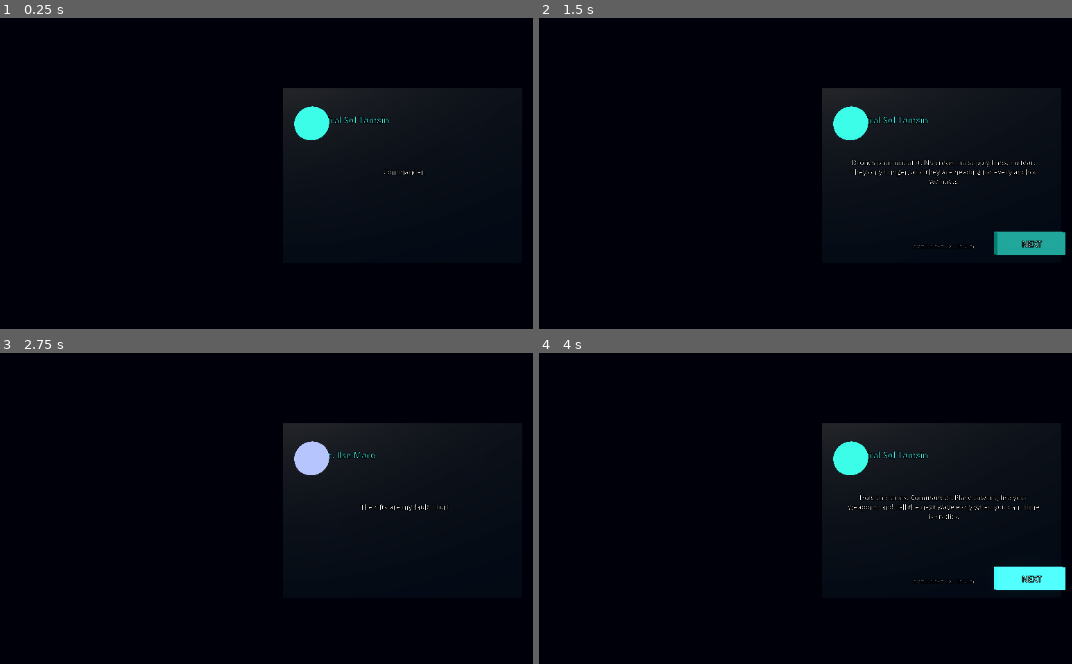
Above: before the commit, frames 1-4 (two rows, left to right).
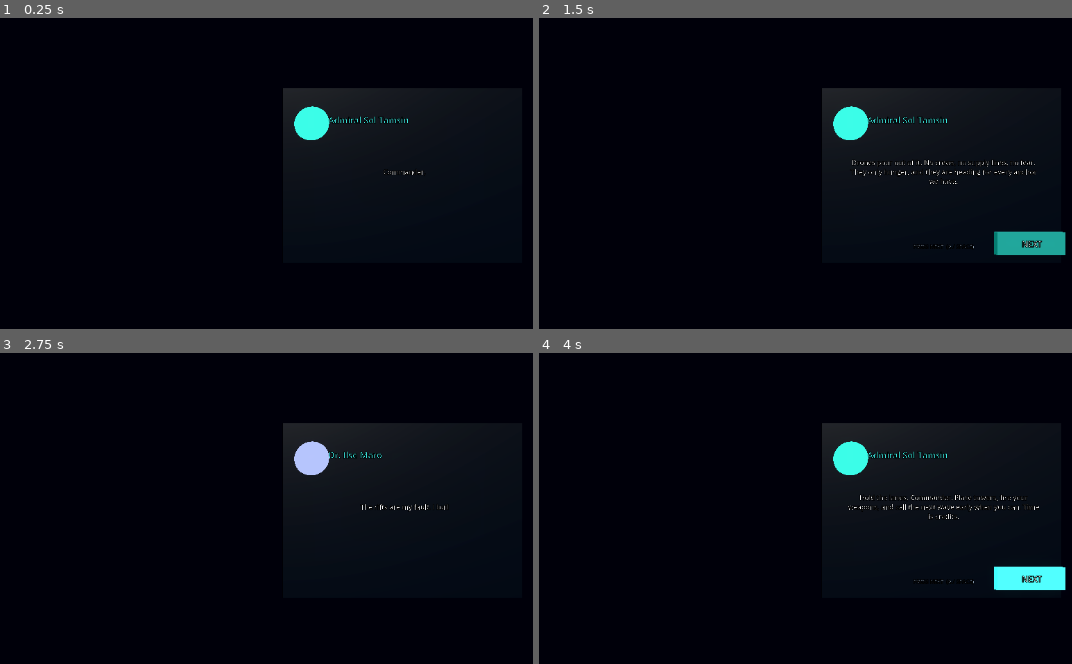
Above: after the commit, the same moments.

Repository: student15tigorobotics/pointBlank
Game: Godot game, scene res://scenes/main.tscn
Two runs of this game, one before a commit and one after it. Both use one fixed random seed, a clock stepped at 60 frames per second and the inputs below.
Inputs (mouse positions are in pixels of both pictures, inside the frame that each line leads up to):
- Up to frame 1 (0.25 s): no input
- Up to frame 2 (1.5 s): tap Enter at 0.5 s; move the mouse to (944, 145) at 0.52 s; hold Shift 0.53-1.25 s; click (944, 145) at 0.67 s; tap Space at 0.77, 1.25 s; drag from (608, 189) to (725, 257) at 1.27 s
- Up to frame 3 (2.75 s): tap Enter at 2 s; move the mouse to (309, 402) at 2.02 s; hold G from 2.03 s (still down); click (309, 402) at 2.17 s
- Up to frame 4 (4 s): release G at 2.75 s; tap Space at 2.75, 3.77 s; drag from (725, 592) to (outside the picture) at 2.77 s; tap Enter at 3.5 s; move the mouse to (1008, 567) at 3.52 s; hold Q from 3.53 s (still down); click (1008, 567) at 3.67 s

The runs differ from the first frame. In frame 1, 0.1% of the frame differs, in the area x 61-77%, y 31-34%; in frame 2, 0.1%; in frame 3, 0.1%; in frame 4, 0.1%.

Commit message:
Add --shots screenshot tour; fix dialogue speaker name under portrait
--shots walks hub tabs, story dialogue, three chapters mid-battle and the
benchmark swarm in the desktop preview, saving a PNG of each to /tmp/pb_shots.
The speaker label in dialogue is now left-aligned beside the portrait disc; a
centred label slid long names underneath it (caught in the first shot run).

Co-Authored-By: Claude Opus 4.8 <noreply@anthropic.com>

Diff:
--- a/godot/game/boot.gd
+++ b/godot/game/boot.gd
@@ -31,6 +31,7 @@
 var quality: Quality = Quality.new()
 
 var smoke_mode: bool = false
+var shots_mode: bool = false
 var load_status: String = "missing"
 var backup_path: String = ""
 
@@ -69,11 +70,12 @@
 func _ready() -> void:
 	var args: PackedStringArray = OS.get_cmdline_user_args()
 	smoke_mode = args.has("--smoke")
-	var desktop: bool = smoke_mode or args.has("--desktop")
+	shots_mode = args.has("--shots")
+	var desktop: bool = smoke_mode or shots_mode or args.has("--desktop")
 	_themes = StageCatalog.themes()
 	_stages = StageCatalog.all()
 
-	if smoke_mode:
+	if smoke_mode or shots_mode:
 		profile = Profile.new()
 	else:
 		var loaded: Dictionary = SaveStore.load_profile()
@@ -104,6 +106,9 @@
 
 	if smoke_mode:
 		_run_smoke()
+		return
+	if shots_mode:
+		_start_shots()
 		return
 	if not profile.prologue_seen:
 		_play_prologue()
@@ -181,6 +186,9 @@
 		if not _smoke_finished:
 			print("SMOKE FAILED: self-test aborted before it finished (see the script error above)")
 			get_tree().quit(1)
+		return
+	if shots_mode:
+		_shots_frame()
 		return
 	var dt: float = minf(delta, 0.1)
 	controls.poll(get_viewport())
@@ -265,7 +273,7 @@
 ## purchases, redeem, dialogue choices and options changes. Does nothing in smoke mode or while a corrupt save
 ## could not be backed up.
 func save() -> void:
-	if smoke_mode or _save_blocked:
+	if smoke_mode or shots_mode or _save_blocked:
 		return
 	if not SaveStore.save_profile(profile):
 		push_warning("Profile save failed")
@@ -500,6 +508,118 @@
 	var finale: bool = _outro_chapter == StageCatalog.count() - 1
 	show_hub("shop", "The Last Frequency is over. Thank you for playing." if finale
 		else "Chapter complete. Upgrades are open between chapters.")
+
+
+# ---- Screenshot tour (--shots, desktop preview) ----------------------------------------------
+# Walks the game's states and saves a PNG of each to /tmp/pb_shots. Run windowed on a desktop:
+#   godot --path godot --resolution 1280x720 -- --shots
+# Each step sets a state up (battles are simulated forward synchronously, like smoke), then a
+# few frames render it, then the viewport is captured and the tour advances.
+
+const SHOT_DIR: String = "/tmp/pb_shots"
+const SHOT_SETTLE_FRAMES: int = 10
+const SHOT_SIM_DT: float = 1.0 / 30.0
+
+var _shot_step: int = -1
+var _shot_timer: int = 0
+var _shot_names: Array = [
+	"01-hub-stages", "02-hub-shop", "03-story-dialogue",
+	"04-battle-ch1", "05-battle-mid", "06-battle-late", "07-benchmark-swarm",
+]
+
+
+func _start_shots() -> void:
+	for u in UnlockCatalog.all():
+		var key: String = u["key"]
+		if not profile.unlocks.has(key):
+			profile.unlocks.append(key)
+	profile.bank = 5000
+	DirAccess.make_dir_recursive_absolute(SHOT_DIR)
+	_shot_step = 0
+	_shot_timer = 0
+	_shots_setup(0)
+
+
+func _shots_frame() -> void:
+	_shot_timer += 1
+	if _shot_timer < SHOT_SETTLE_FRAMES:
+		return
+	var img: Image = get_viewport().get_texture().get_image()
+	img.save_png(SHOT_DIR + "/" + String(_shot_names[_shot_step]) + ".png")
+	print("SHOT ", _shot_names[_shot_step])
+	_shot_step += 1
+	if _shot_step >= _shot_names.size():
+		print("SHOTS DONE")
+		get_tree().quit(0)
+		return
+	_shot_timer = 0
+	_shots_setup(_shot_step)
+
+
+func _shots_setup(i: int) -> void:
+	controls.fire = false
+	controls.place = false
+	controls.call_wave = false
+	controls.upgrade = false
+	match i:
+		0:
+			show_hub("stages", "Welcome, Commander.")
+		1:
+			show_hub("shop", "")
+		2:
+			_clear_content()
+			state = "dialogue"
+			dialogue = Dialogue.new(voice, profile, Callable(self, "save"))
+			content.add_child(dialogue)
+			dialogue.play(Story.intro(0), Callable())
+			for n in 26:
+				dialogue.tick(0.05, false)
+		3:
+			_shots_battle(0, 24.0)
+		4:
+			_shots_battle(mini(3, _stages.size() - 1), 34.0)
+		5:
+			_shots_battle(mini(6, _stages.size() - 1), 42.0)
+		6:
+			start_benchmark()
+			for n in 6 * 90:
+				battle.tick(1.0 / 90.0, controls, false, Vector3(0.0, 1.5, 0.5), Vector3.FORWARD)
+
+
+## Builds a live battle on stage_i and simulates `seconds` of scripted play: constant fire,
+## tower placement, early wave calls — the same driving loop the smoke test uses.
+func _shots_battle(stage_i: int, seconds: float) -> void:
+	_clear_content()
+	var stage: Dictionary = _stages[stage_i]
+	_apply_theme(stage["theme"])
+	view = BattleView.new(stage)
+	content.add_child(view)
+	var mods: BattleModifiers = profile.consume_battle_modifiers()
+	quality.set_tier(profile.quality)
+	quality.enabled = true
+	battle = BattleController.new(view, profile, mods, false, quality)
+	state = "battle"
+
+	var ticks: int = int(seconds / SHOT_SIM_DT)
+	for t in ticks:
+		var tt: float = t * SHOT_SIM_DT
+		var target: Vector3 = BattleView.TABLE_CENTER + Vector3(0.9 * sin(tt * 0.5), 0.0, 0.9 * cos(tt * 0.37))
+		var origin: Vector3 = target + Vector3(0.0, 1.2, 0.6)
+		var dir: Vector3 = (target - origin).normalized()
+		controls.mouse_ptr.origin = origin
+		controls.mouse_ptr.dir = dir
+		controls.mouse_ptr.valid = true
+		controls.fire = true
+		controls.call_wave = t % 240 == 1
+		controls.place = t % 20 == 0
+		controls.upgrade = t % 150 == 0
+		battle.tick(SHOT_SIM_DT, controls, false, origin, dir)
+		if battle.outcome != BattleController.Outcome.RUNNING:
+			break
+	# One last discharge right before the capture frames so bolts hang mid-flight in the shot.
+	controls.place = false
+	controls.call_wave = false
+	controls.upgrade = false
 
 
 # ---- Headless self-test ---------------------------------------------------------------------
--- a/godot/game/dialogue.gd
+++ b/godot/game/dialogue.gd
@@ -55,7 +55,8 @@
 	_portrait.mesh = sphere
 	_portrait.position = Vector3(-0.5, 0.28, 0.03)
 	add_child(_portrait)
-	_speaker = Ui.label(self, "", Vector3(-0.3, 0.3, 0.03), 36, Ui.ACCENT, 0.0013)
+	# Left-aligned beside the portrait disc; a centred label slid long names underneath it.
+	_speaker = Ui.label_left(self, "", Vector3(-0.41, 0.3, 0.03), 36, Ui.ACCENT)
 	_body = Ui.label(self, "", Vector3(0.0, 0.02, 0.03), 28, Color.WHITE, 0.0013)
 	_body.width = 800.0
 	_body.autowrap_mode = TextServer.AUTOWRAP_WORD_SMART
